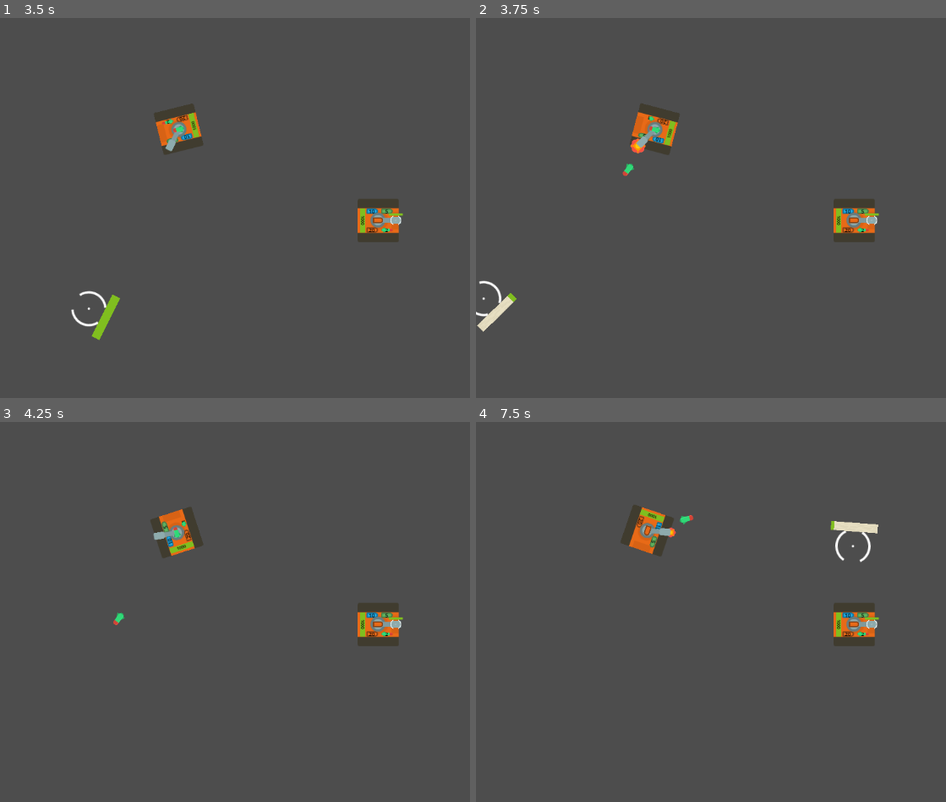
Above: before the commit, frames 1-4 (two rows, left to right).
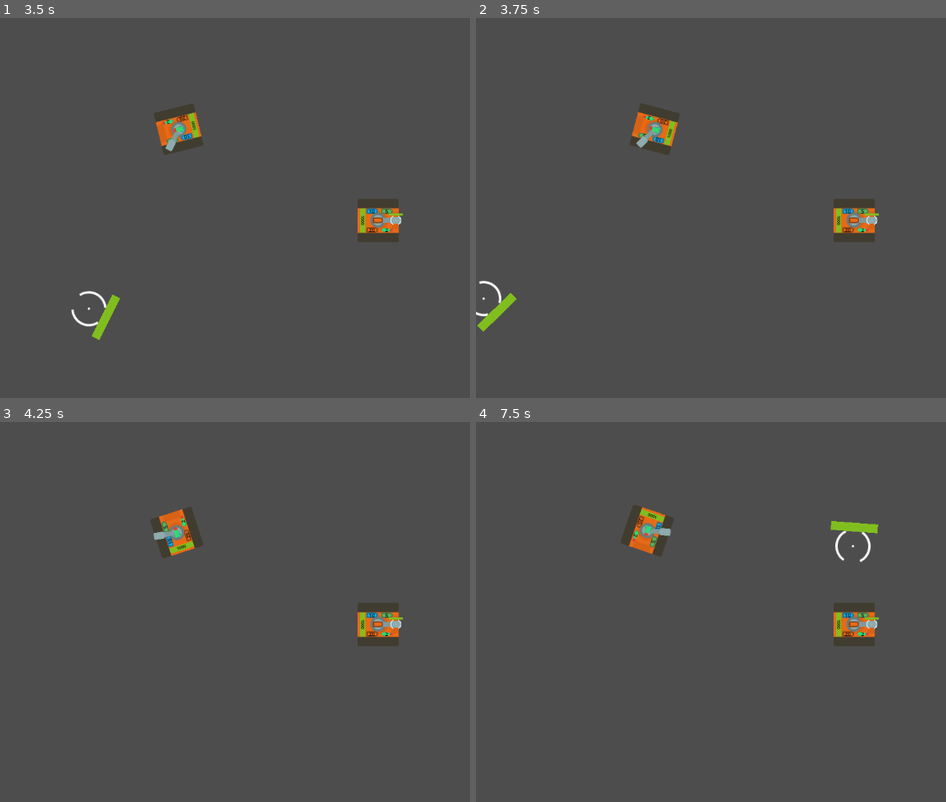
Above: after the commit, the same moments.

Repository: KakCmambnporpawwucmow/tanks_kidz
Game: Godot game, scene res://layers/test.tscn
Two runs of this game, one before a commit and one after it. Both use one fixed random seed, a clock stepped at 60 frames per second and the inputs below.
Inputs (mouse positions are in pixels of both pictures, inside the frame that each line leads up to):
- Up to frame 1 (3.5 s): tap Enter at 0.5 s; move the mouse to (outside the picture) at 0.52 s; hold E (ammo_ap) 0.53-1.28 s; hold D (rotate_right) 0.53-2.03 s; tap W (move_forward) at 0.77, 1.52, 3.02 s; move the mouse to (202, 227) at 1.27 s; tap R (ammo_he) at 1.35 s; move the mouse to (404, 124) at 2.02 s; hold A (rotate_left) 2.03-2.78 s; hold F (ammo_heat) 2.03-2.78 s; move the mouse to (305, 284) at 2.77 s; hold D (rotate_right) from 2.78 s (still down); tap C (ammo_missile) at 2.85 s
- Up to frame 2 (3.75 s): keep holding D (rotate_right); move the mouse to (outside the picture) at 3.52 s; press the mouse at (outside the picture) at 3.53 s
- Up to frame 3 (4.25 s): keep holding D (rotate_right); tap W (move_forward) at 3.77 s
- Up to frame 4 (7.5 s): move the mouse to (612, 555) at 4.27 s; release D (rotate_right) at 4.28 s; release the mouse at (612, 555) at 4.28 s; hold A (rotate_left) 4.28-5.03 s; tap E (ammo_ap) at 4.35 s; tap W (move_forward) at 4.52, 6.02, 6.77 s; move the mouse to (847, 612) at 5.02 s; hold D (rotate_right) 5.03-5.78 s; hold R (ammo_he) 5.03-5.78 s; move the mouse to (711, 517) at 5.77 s; hold A (rotate_left) 5.78-7.28 s; tap F (ammo_heat) at 5.85 s; move the mouse to (outside the picture) at 6.52 s; hold C (ammo_missile) 6.53-7.28 s; move the mouse to (678, 631) at 7.27 s; hold D (rotate_right) from 7.28 s (still down); click (678, 631) at 7.35 s

Frame 1 is identical in both runs. In frame 2, 0.4% of the frame differs, in the area x 0-38%, y 25-83%; in frame 3, less than 0.1%; in frame 4, 0.4%, in the area x 33-86%, y 24-32%.
Error after the commit: Parse Error: Identifier "is_activate" not declared in the current scope. (res://entities/projectiles/missile.gd:7)

Commit message:
ADD
Добавлена механика ракеты, наводится по указателю мыши, действует 10 секунд.

Diff:
--- /dev/null
+++ b/entities/projectiles/missile.gd
@@ -0,0 +1,25 @@
+extends Projectile
+class_name MissileProjectile
+
+@export var move_component:BaseMoveComponent = null
+
+func proc_command(command:Command):
+	if is_instance_valid(move_component) and is_activate:
+		command.execute(self)
+
+func rotating_to(_position:Vector2):
+	move_component.smooth_look_at(_position)
+
+func _process(delta: float) -> void:
+	if is_activate:
+		move_component.move(Vector2.RIGHT)
+
+func on_death(_damage:int = 0):
+	is_activate = false
+	move_component.move(Vector2.ZERO)
+	super.on_death(_damage)
+
+func _on_timer_timeout() -> void:
+	linear_velocity = Vector2.ZERO
+	$view.visible = false
+	$AnimationPlayer.play("penetracion")
--- a/entities/projectiles/missile.tscn
+++ b/entities/projectiles/missile.tscn
@@ -1,14 +1,69 @@
-[gd_scene load_steps=3 format=3 uid="uid://c55aqv4idi2wo"]
+[gd_scene load_steps=12 format=3 uid="uid://c55aqv4idi2wo"]
 
 [ext_resource type="PackedScene" uid="uid://cb5lh0m66sxsf" path="res://entities/projectiles/projectile.tscn" id="1_lqkrn"]
+[ext_resource type="Script" uid="uid://1qa4d5gyky6c" path="res://entities/projectiles/missile.gd" id="2_lt0se"]
 [ext_resource type="Texture2D" uid="uid://boht7lhjuayyi" path="res://assets/graphics/projectiles/tank_bullet3.png" id="2_wjolt"]
+[ext_resource type="PackedScene" uid="uid://c0lru8c5px8xl" path="res://components/base_move_component.tscn" id="3_neo75"]
+[ext_resource type="Texture2D" uid="uid://m5g53x5vt2s3" path="res://assets/graphics/effects/muzzle_flash.png" id="5_o2xr0"]
+[ext_resource type="AudioStream" uid="uid://c2ss3bn4uhofy" path="res://assets/sounds/rocket.ogg" id="6_xpthj"]
 
-[node name="Projectile" instance=ExtResource("1_lqkrn")]
+[sub_resource type="Curve" id="Curve_xpthj"]
+_data = [Vector2(0.37327188, 1), 0.0, 0.0, 0, 0, Vector2(0.9769585, 0.033707857), 0.0, 0.0, 0, 0]
+point_count = 2
+
+[sub_resource type="CurveTexture" id="CurveTexture_4v70y"]
+curve = SubResource("Curve_xpthj")
+
+[sub_resource type="Gradient" id="Gradient_vhdac"]
+colors = PackedColorArray(0.972549, 0.45490196, 0, 1, 1, 1, 1, 1)
+
+[sub_resource type="GradientTexture1D" id="GradientTexture1D_sxavt"]
+gradient = SubResource("Gradient_vhdac")
+
+[sub_resource type="ParticleProcessMaterial" id="ParticleProcessMaterial_jru1w"]
+particle_flag_disable_z = true
+radial_velocity_min = -2.2351742e-05
+radial_velocity_max = 4.9999776
+gravity = Vector3(-40, 0, 0)
+scale_min = 0.5
+scale_max = 0.5
+color_ramp = SubResource("GradientTexture1D_sxavt")
+alpha_curve = SubResource("CurveTexture_4v70y")
+
+[node name="Projectile" node_paths=PackedStringArray("move_component") instance=ExtResource("1_lqkrn")]
+script = ExtResource("2_lt0se")
+move_component = NodePath("BaseMoveComponent")
 initial_speed = 200.0
-damage = 300
-armor_penetration = 10
+damage = 400
+armor_penetration = 8
 
 [node name="view" parent="." index="2"]
 position = Vector2(-3.9999998, 0)
 scale = Vector2(0.6315789, 0.61538464)
 texture = ExtResource("2_wjolt")
+
+[node name="BaseMoveComponent" parent="." index="7" instance=ExtResource("3_neo75")]
+move_speed = 200.0
+reverse_speed = 0.0
+
+[node name="fly" type="Node2D" parent="." index="8"]
+
+[node name="smoke_missile" type="GPUParticles2D" parent="fly" index="0"]
+position = Vector2(-32, 0)
+texture = ExtResource("5_o2xr0")
+lifetime = 2.0
+local_coords = true
+trail_lifetime = 2.53
+process_material = SubResource("ParticleProcessMaterial_jru1w")
+
+[node name="rocket_sound" type="AudioStreamPlayer2D" parent="fly" index="1"]
+stream = ExtResource("6_xpthj")
+autoplay = true
+parameters/looping = true
+
+[node name="Timer" type="Timer" parent="." index="9"]
+wait_time = 10.0
+one_shot = true
+autostart = true
+
+[connection signal="timeout" from="Timer" to="." method="_on_timer_timeout"]
Binary file changed: assets/graphics/effects/muzzle_flash.png
Not shown, added: entities/projectiles/missile.gd.uid
Not shown, added: assets/sounds/rocket.ogg
